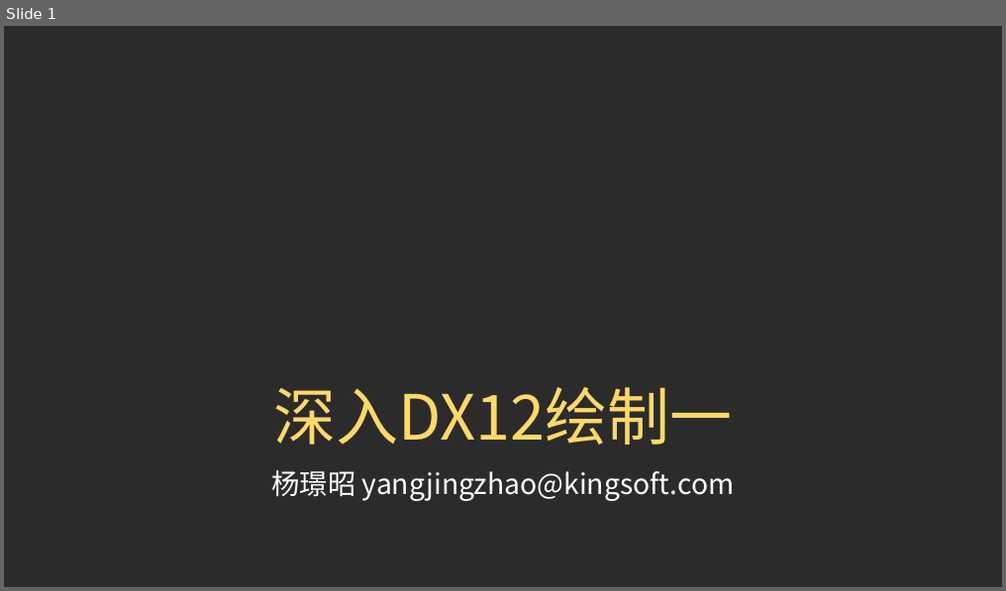
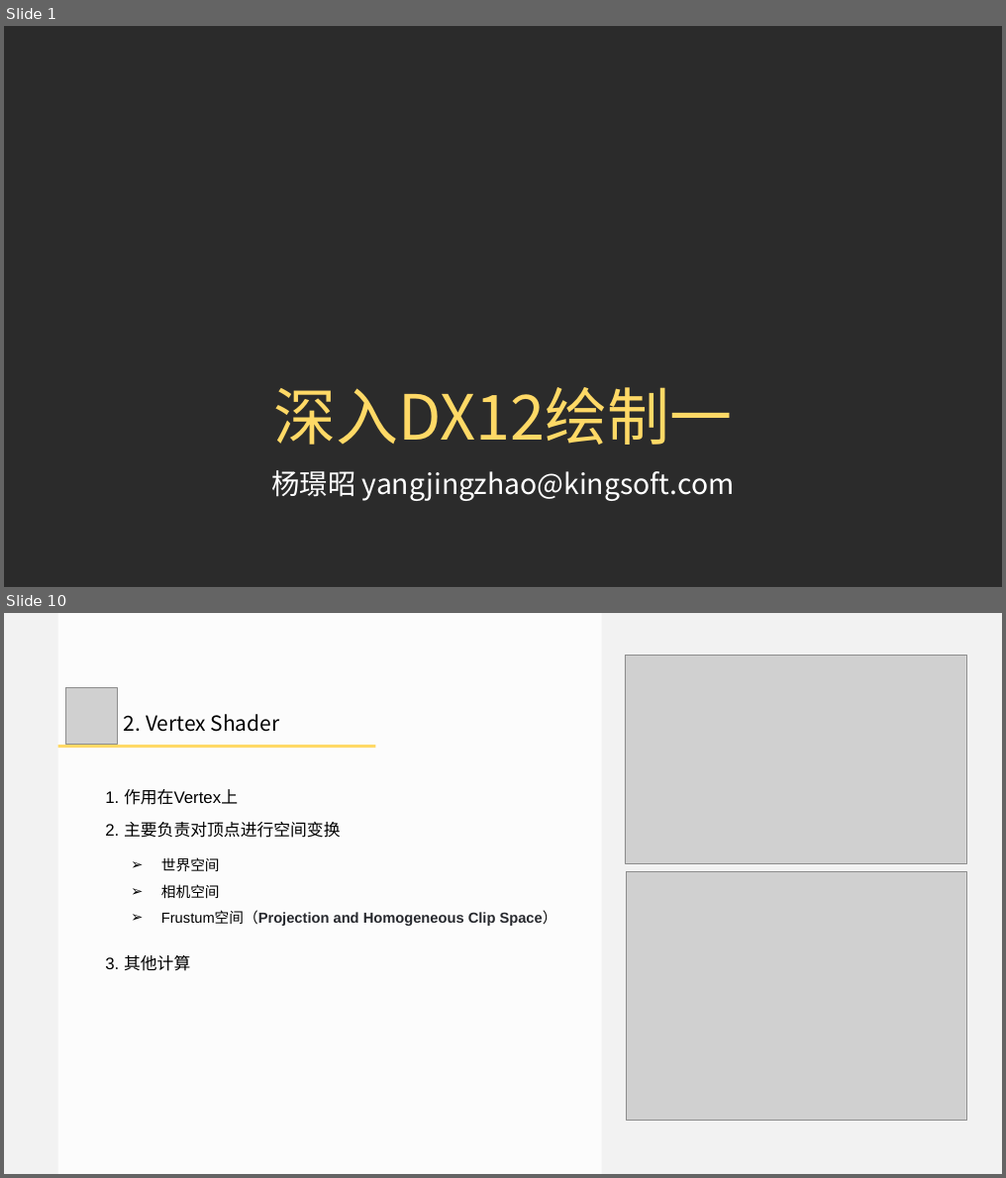
Before and after one commit to doomlover/KSGameEngineTutorials, a slide deck: PPTs/03.深入DX12绘制一.pptx. Shown one above the other, each under a label of ours: slide 1 before the commit, slides 1 and 10 after it; the slides between them are not shown. The pictures are 1006x591 and 1006x1178 pixels, drawn with LibreOffice and Linux fonts; fonts in the diff are those of the drawing; grey boxes stand for pictures; background and template pictures are left out; a plain dark background stands for a picture behind light text. Boxes give left, top, right and bottom in pixels: in the first picture for what was removed or moved away, otherwise in the second. Text is boxed around its words. In the diff, an @@ line names an element or a change of style, - is before the commit and + after.

```diff
--- a/PPTs/03.深入DX12绘制一.pptx
+++ b/PPTs/03.深入DX12绘制一.pptx
@@ slide 10 added at [4,613,1002,1174], background #F2F2F2 @@
@@ rectangle added at [58,613,602,1174], fill #FFFFFF at 80% opacity @@
@@ picture added at [625,655,965,863] @@
@@ picture added at [66,687,117,744] @@
@@ text added at [124,714,280,732], 40 pt, text #000000 @@
+2. Vertex Shader
@@ rectangle added at [58,745,375,748], fill #FFD966 @@
@@ text added at [105,789,340,838], 32 pt, text #000000 @@
+1. 作用在Vertex上
+2. 主要负责对顶点进行空间变换
@@ text added at [161,858,557,926], 28 pt, text #27292E, bold @@
+  ➢ 世界空间
+  ➢ 相机空间
+  ➢ Frustum空间（Projection and Homogeneous Clip Space）
@@ picture added at [627,872,966,1121] @@
@@ text added at [105,956,190,971], 32 pt, text #000000 @@
+3. 其他计算
```
Also in this commit, not shown: 1 slide changed, 27 other slides added, 8 slides removed, 1 other file.
